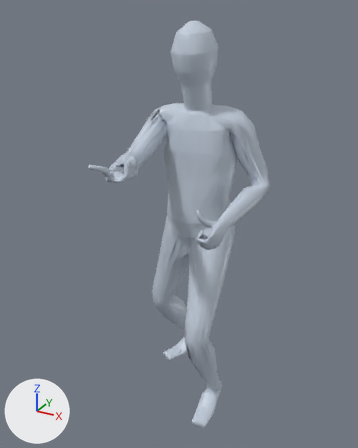
Before and after pictures for a commit that changed the glTF model app/assets/anims/Base/one_hand_parry_success.glb.
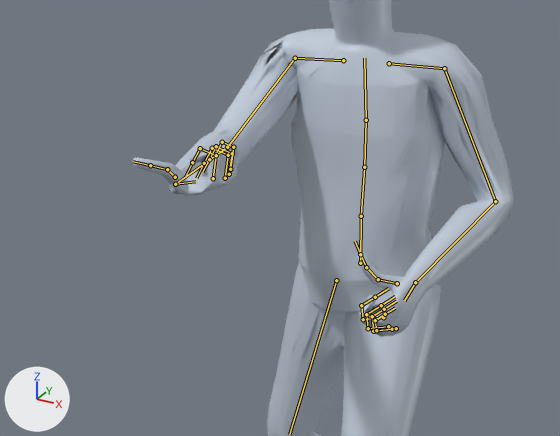
There are two pictures of each version: one whole from a camera (50 mm lens) standing at (0.873, -1.862, 1.75) and looking at (-0.025, -0.23, 0.934), one close up on the part from 7% to 82% of the width and 20% to 66% of the height. Every picture has the same lights, and +X, +Y and +Z are marked at lower left. The last two pictures show the newer version. Both versions are drawn at frame 9 of the action 'Animation'; the numbers are the values there. The bones that change, and the others that lie on the model, are drawn over the model as lines in the close-ups.

Objects in the first close-up: 'Body_human_male'.
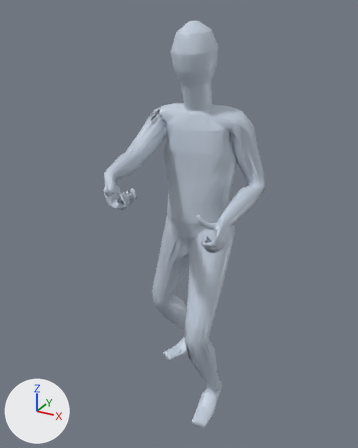
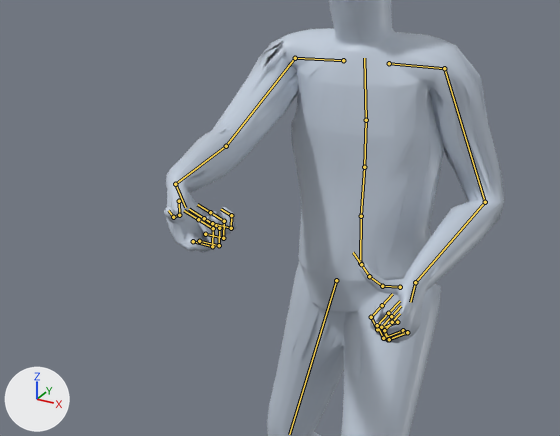
Pixel boxes (x1, y1, x2, y2) of what changed, in the close-ups (560 x 436 px):
```json
{"object": "Body_human_male", "change": "posed", "before": [133, 0, 514, 436], "after": [164, 0, 504, 436]}
{"bone": "mixamorig:LeftArm", "before": "(444, 68) to (495, 201)", "after": "(444, 68) to (485, 202)"}
{"bone": "mixamorig:LeftHand", "before": "(415, 282) to (404, 300)", "after": "(415, 282) to (410, 302)"}
{"bone": "mixamorig:RightHand", "before": "(175, 184) to (195, 181)", "after": "(175, 184) to (185, 207)"}
```

The change, as JSON lines over the scene's bpy script:
```json
{"block": "bone_mixamorig_leftarm", "where": "bone_mixamorig_leftarm = bpy.data.objects['Armature'].pose.bones['mixamorig:LeftArm']  # child of 'mixamorig:LeftShoulder'"}
{"op": "set", "path": "bone_mixamorig_leftarm.rotation_quaternion", "old": "(0.817, -0.561, 0.103, -0.09)", "new": "(0.796, -0.598, 0.071, -0.061)", "note": "degrees (-69, 4, -15) -> degrees (-74, 2, -10)"}
{"block": "bone_mixamorig_lefthand", "where": "bone_mixamorig_lefthand = bpy.data.objects['Armature'].pose.bones['mixamorig:LeftHand']  # child of 'mixamorig:LeftForeArm'"}
{"op": "set", "path": "bone_mixamorig_lefthand.rotation_quaternion", "old": "(0.954, -0.046, -0.22, 0.198)", "new": "(0.961, 0.067, -0.136, 0.232)", "note": "degrees (-11, -24, 26) -> degrees (4, -17, 26)"}
{"block": "bone_mixamorig_righthand", "where": "bone_mixamorig_righthand = bpy.data.objects['Armature'].pose.bones['mixamorig:RightHand']  # child of 'mixamorig:RightForeArm'"}
{"op": "set", "path": "bone_mixamorig_righthand.rotation_quaternion", "old": "(0.329, -0.538, 0.738, -0.24)", "new": "(0.591, -0.211, 0.427, -0.651)", "note": "degrees (-133, 13, -102) -> degrees (-56, 13, -103)"}
```
